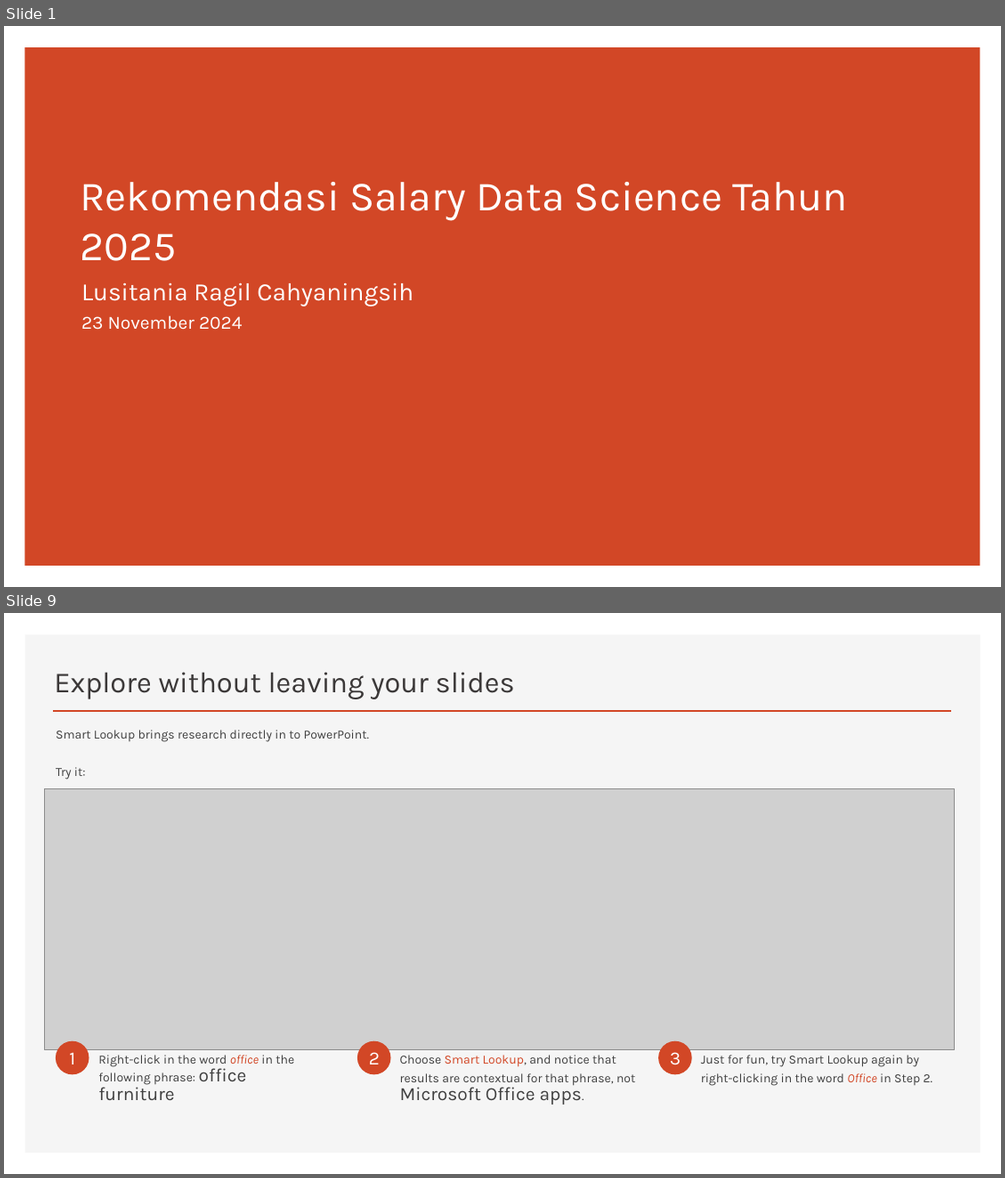
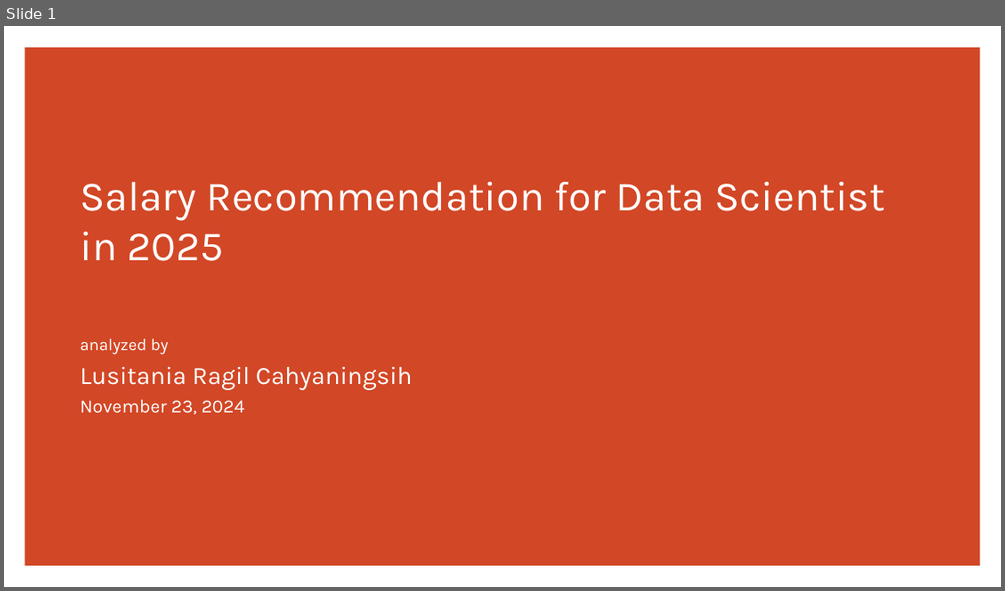
Before and after one commit to CODA-Assignment-Bay/p1-coda001-rmt-m2-lusitaniarc, a slide deck: P1M2_lusitania.pptx. Shown one above the other, each under a label of ours: slides 1 and 9 before the commit, slide 1 after it; the slides between them are not shown. The pictures are 1005x1178 and 1005x591 pixels, drawn with LibreOffice and Linux fonts; fonts in the diff are those of the drawing; grey boxes stand for pictures. Boxes give left, top, right and bottom in pixels: in the first picture for what was removed or moved away, otherwise in the second. Text is boxed around its words. In the diff, an @@ line names an element or a change of style, - is before the commit and + after.

```diff
--- a/P1M2_lusitania.pptx
+++ b/P1M2_lusitania.pptx
@@ slide 9 removed at (4,613,1001,1174), background #FFFFFF @@
@@ rectangle removed at (25,634,980,1153) @@
@@ title removed at (54,672,515,699) @@
-Explore without leaving your slides
@@ line removed from (53, 711) to (952, 711) @@
@@ text removed at (56,730,369,779) @@
-Smart Lookup brings research directly in to PowerPoint.
-Try it:
@@ picture removed at (44,788,955,1051) @@
@@ ellipse removed at (56,1041,89,1074) @@
@@ text removed at (69,1052,75,1064) @@
-1
@@ text removed at (98,1054,294,1100) @@
-Right-click in the word office in the following phrase: office furniture
@@ ellipse removed at (357,1041,391,1074) @@
@@ text removed at (369,1052,380,1064) @@
-2
@@ text removed at (400,1054,635,1104) @@
-Choose Smart Lookup, and notice that results are contextual for that phrase, not Microsoft Office apps.
@@ ellipse removed at (658,1041,692,1074) @@
@@ text removed at (670,1052,680,1064) @@
-3
@@ text removed at (701,1054,933,1086) @@
-Just for fun, try Smart Lookup again by right-clicking in the word Office in Step 2.
@@ slide 1 changed as well @@
@@ title at (80,182,885,261): text changed @@
-Rekomendasi Salary Data Science Tahun 2025
+Salary Recommendation for Data Scientist
+in 2025
@@ subtitle "analyzed by": place and size @@
-subtitle "analyzed by" at (81,282,413,329)
+subtitle "analyzed by" at (80,338,413,414)
@@ subtitle at (80,338,169,354): paragraph added @@
+analyzed by
@@ subtitle at (80,399,244,414): text changed @@
-23 November 2024
+November 23, 2024
```
Also in this commit, not shown: 13 slides added, 7 other slides removed, 3 other files.
